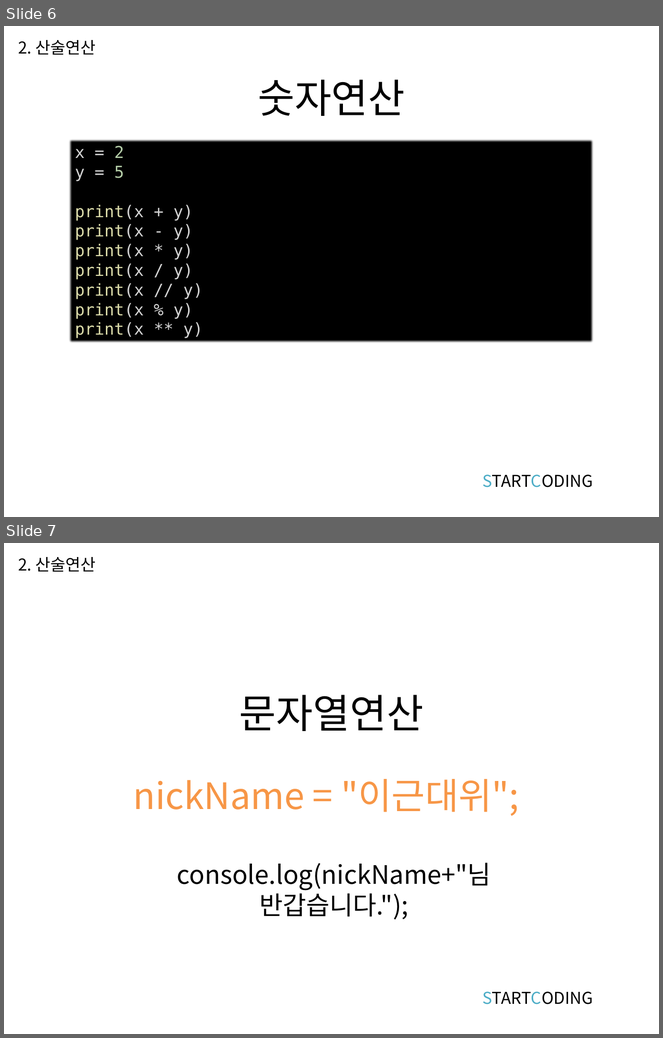
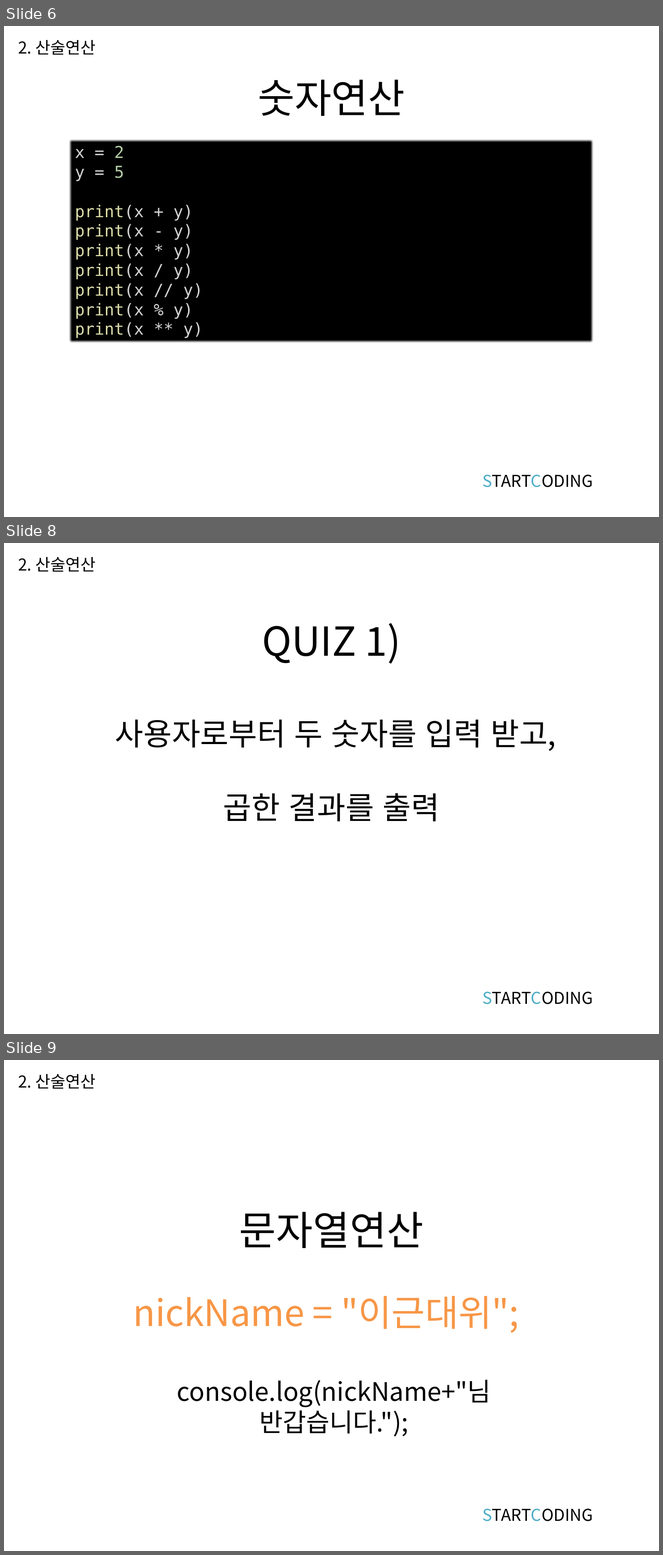
Before and after one commit to kwonkijun/python, a slide deck: 파이썬기초(PPT)/파이썬 기초 3강_연산과 연산자.pptx. Shown one above the other, each under a label of ours: slides 6 and 7 before the commit, slides 6, 8 and 9 after it; the slides between them are not shown. The pictures are 663x1038 and 663x1555 pixels, drawn with LibreOffice and Linux fonts; fonts in the diff are those of the drawing. Boxes give left, top, right and bottom in pixels: in the first picture for what was removed or moved away, otherwise in the second. Text is boxed around its words. In the diff, an @@ line names an element or a change of style, - is before the commit and + after.

```diff
--- a/파이썬기초(PPT)/파이썬 기초 3강_연산과 연산자.pptx
+++ b/파이썬기초(PPT)/파이썬 기초 3강_연산과 연산자.pptx
@@ slide 8 added at [4, 543, 659, 1034], background #FFFFFF @@
@@ text added at [18, 557, 96, 572], 18 pt, text #000000 @@
+2. 산술연산
@@ title added at [262, 623, 401, 664], 44 pt, text #000000 @@
+QUIZ 1)
@@ text added at [115, 719, 556, 822], 34 pt, text #000000 @@
+사용자로부터 두 숫자를 입력 받고,
+곱한 결과를 출력
@@ text added at [482, 992, 593, 1005], 18 pt, text #000000 @@
+STARTCODING
@@ what was slide 7 is now slide 9 @@
```
Also in this commit, not shown: 5 slides changed, 2 other slides added, 12 other files.
